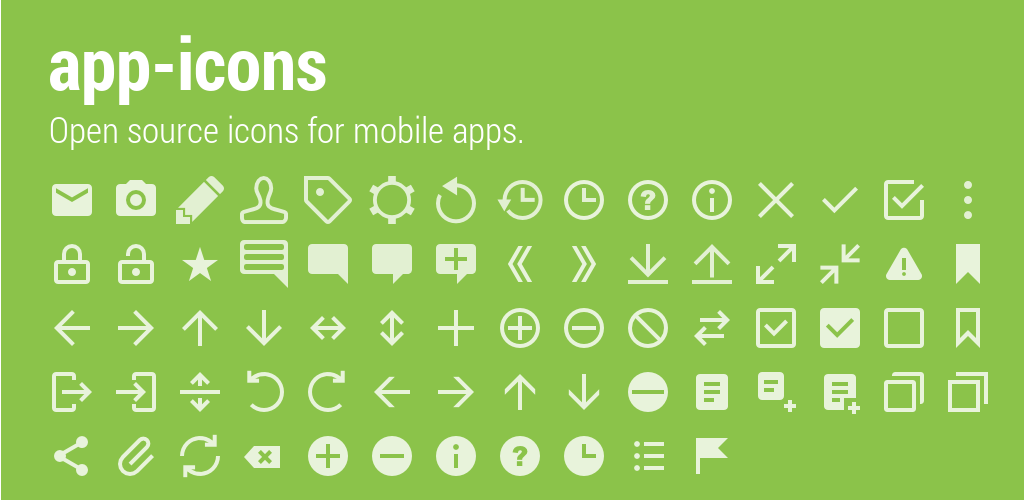
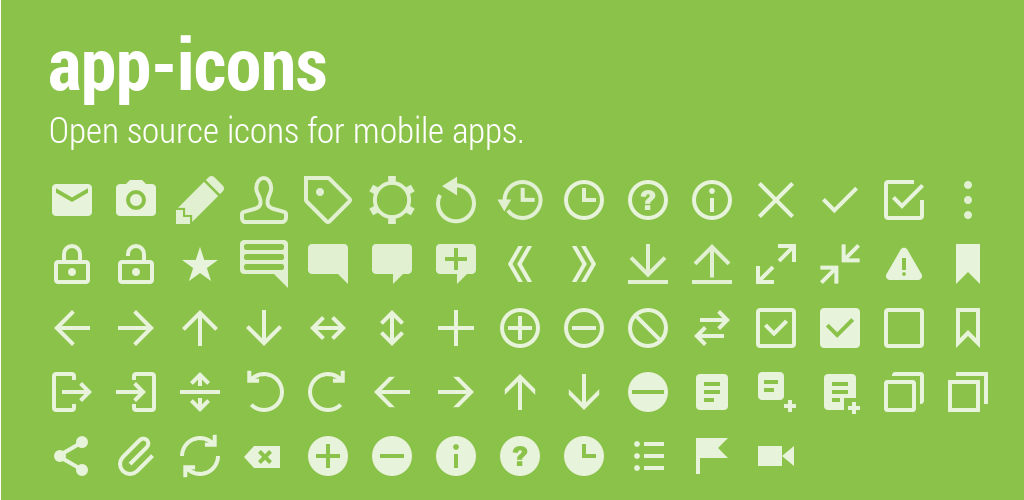
Before/after of a 1024×500 layered artwork. What changed in the layer stack:
added layer "ic_action_movie.png" in group "icons" over box(758, 446, 794, 466)
